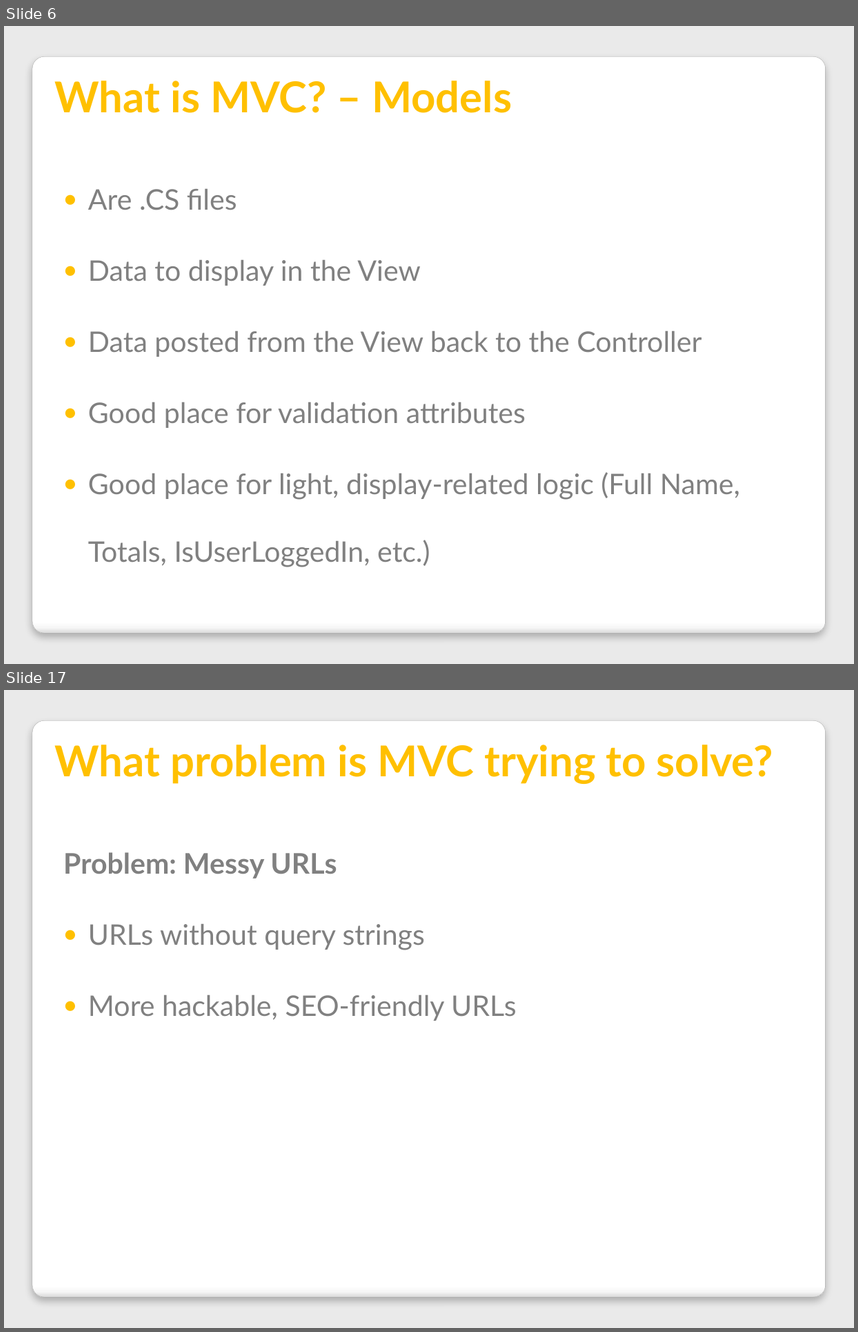
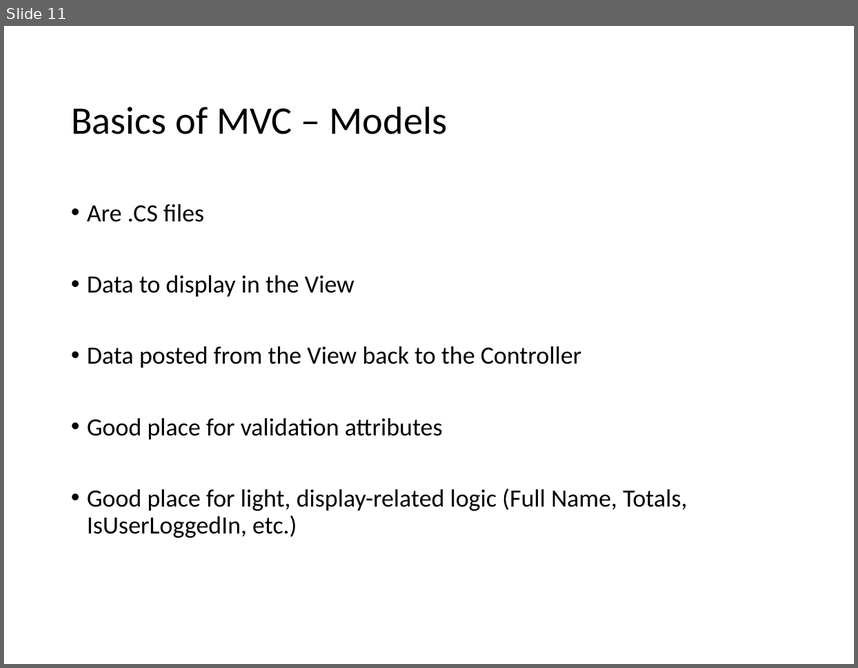
Before and after one commit to VolareSoftware/Presentations, a slide deck: Intro to MVC and Web API - Denver Dev Days/Introduction to MVC and Web API.pptx. Shown one above the other, each under a label of ours: slides 6 and 17 before the commit, slide 11 after it; the slides between them are not shown. The pictures are 858x1332 and 858x668 pixels, drawn with LibreOffice and Linux fonts; fonts in the diff are those of the drawing. Boxes give left, top, right and bottom in pixels: in the first picture for what was removed or moved away, otherwise in the second. Text is boxed around its words. In the diff, an @@ line names an element or a change of style, - is before the commit and + after.

Commit message:
updaate styles and grab old content, still need to update and add new stuff

```diff
--- a/Intro to MVC and Web API - Denver Dev Days/Introduction to MVC and Web API.pptx
+++ b/Intro to MVC and Web API - Denver Dev Days/Introduction to MVC and Web API.pptx
@@ slide 17 removed at [4, 690, 854, 1328], background #EAEAEA; not listed: 1 template element that a slide beside it also shows @@
@@ title removed at [55, 745, 773, 784] @@
-What problem is MVC trying to solve?
@@ text removed at [63, 852, 517, 1021] @@
-Problem: Messy URLs
-● URLs without query strings
-● More hackable, SEO-friendly URLs
@@ what was slide 6 is now slide 11 @@
@@ slide 11 changed as well @@
@@ background #EAEAEA to #FFFFFF @@
@@ rounded rectangle removed at [32, 56, 825, 633] @@
@@ title "Basics of MVC – Models" at [71, 106, 447, 134]: vertical alignment bottom to middle @@
@@ title at [71, 106, 447, 134]: text changed; size 36 to 33 pt; font Lato to Calibri; text colour #FFC000 to #000000; bold off @@
-What is MVC? – Models
+Basics of MVC – Models
@@ text "Are .CS files": place and size @@
-text "Are .CS files" at [88, 189, 740, 567]
+text "Are .CS files" at [87, 204, 687, 537]
@@ text "Are .CS files" at [87, 204, 687, 537]: size 24 to 21 pt, font Lato to Calibri, text colour #808080 to #000000; bullet ● to •; line spacing 2 to 0.9; more space between paragraphs @@
```
Also in this commit, not shown: 14 other slides changed, 10 slides added, 7 other slides removed.
